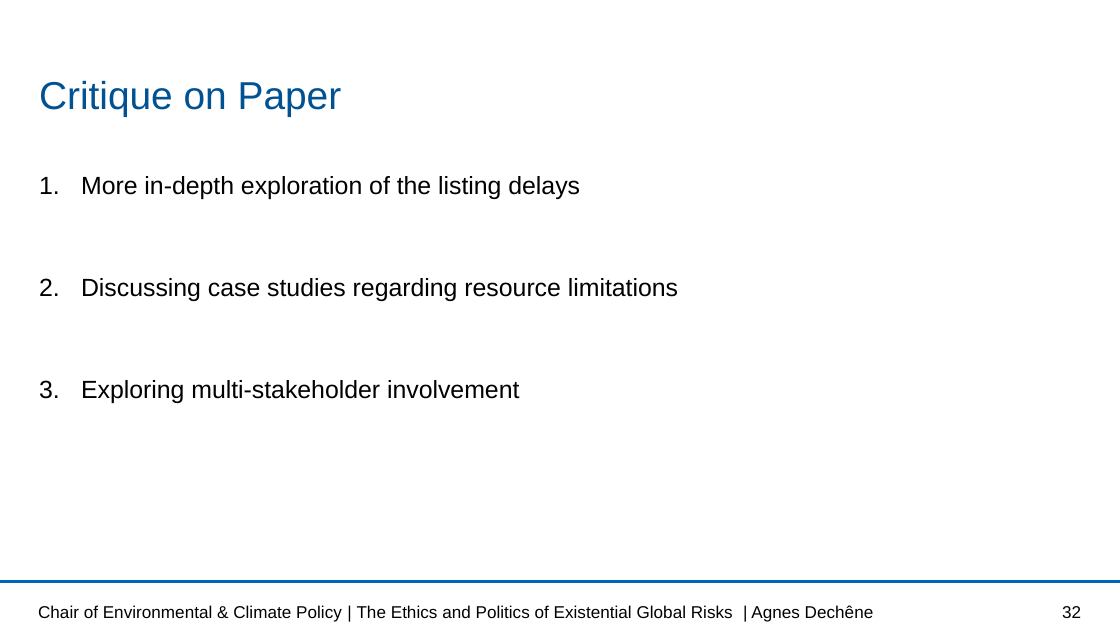
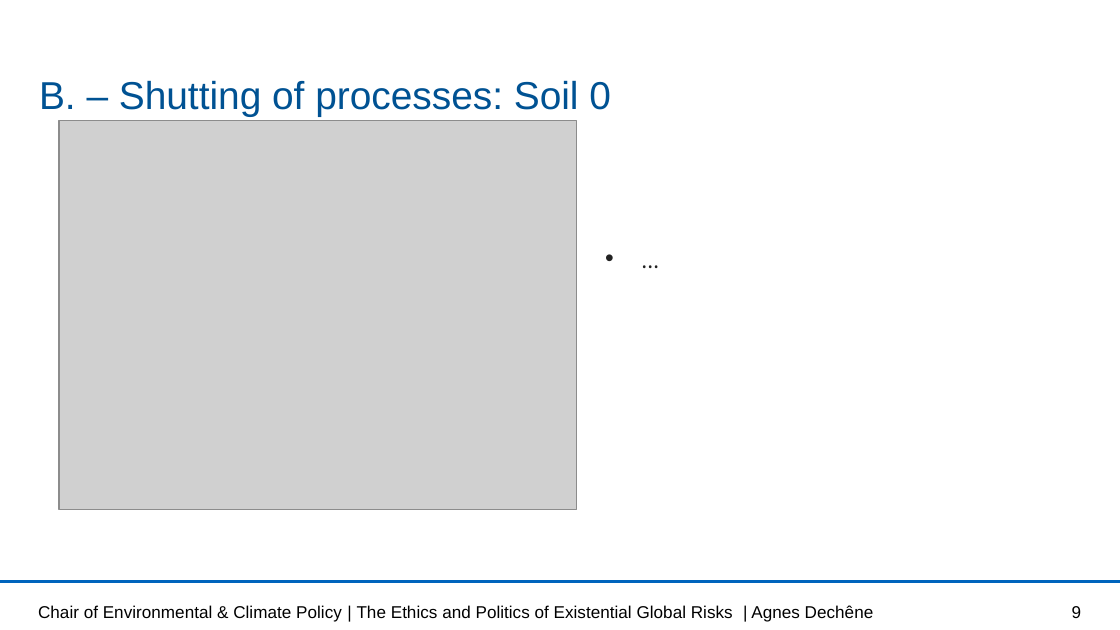
Before and after one commit to lisab00/UncertaintyQuantificationHydrology, a slide deck: slide 9 of MMUQ_task1.pptx (slide 32 before the commit). Drawn at 1120x630 pixels with LibreOffice and Linux fonts; fonts in the diff are those of the drawing; grey boxes stand for pictures; background and template pictures are left out. Boxes give left, top, right and bottom in pixels: in the first picture for what was removed or moved away, otherwise in the second. Text is boxed around its words. In the diff, an @@ line names an element or a change of style, - is before the commit and + after.

```diff
--- a/MMUQ_task1.pptx
+++ b/MMUQ_task1.pptx
@@ title at bbox=[39, 80, 611, 116]: text changed @@
-Critique on Paper
+B. – Shutting of processes: Soil 0
@@ picture added at bbox=[59, 121, 577, 510] @@
@@ text at bbox=[81, 176, 678, 403]: text changed; font Arial to Cambria; text colour #000000 to #222222 @@
-1. More in-depth exploration of the listing delays
-2. Discussing case studies regarding resource limitations
-3. Exploring multi-stakeholder involvement
+• …
@@ page number at bbox=[1072, 606, 1082, 618]: text changed @@
-32
+9
```
Also in this commit, not shown: 4 other slides changed, 4 slides added, 23 slides removed.
